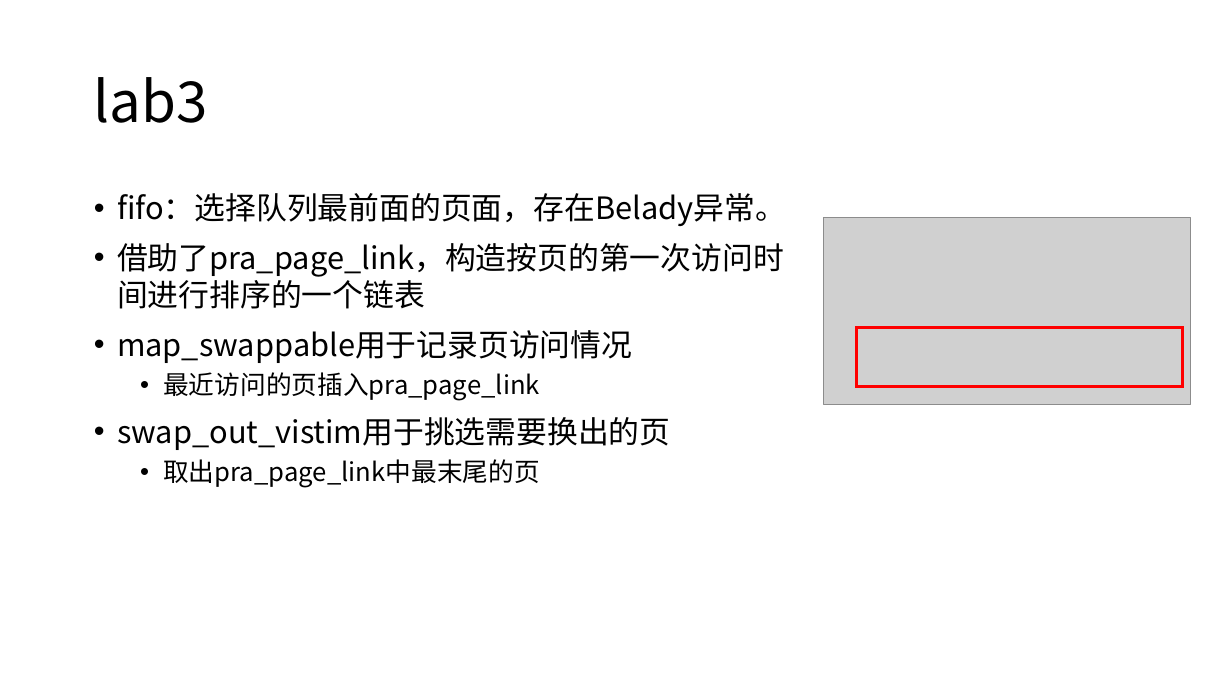
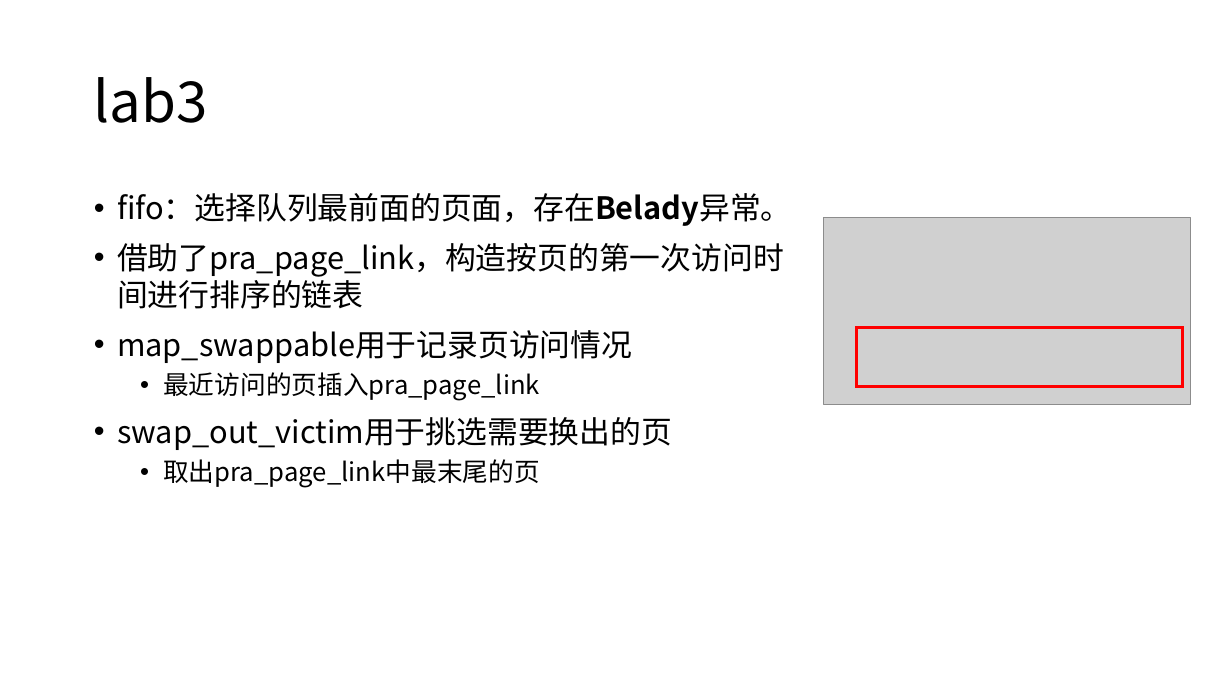
Before and after one commit to yuhao0102/aos_readlist, a slide deck: slide 12 of Project Proposal.pptx. Drawn at 1232x693 pixels with LibreOffice and Linux fonts; fonts in the diff are those of the drawing; grey boxes stand for pictures. Boxes give left, top, right and bottom in pixels: in the first picture for what was removed or moved away, otherwise in the second. Text is boxed around its words. In the diff, an @@ line names an element or a change of style, - is before the commit and + after.

```diff
--- a/Project Proposal.pptx
+++ b/Project Proposal.pptx
@@ text at (117, 193, 792, 226): bold on in "fifo：选择队列最前面的页面，存在Belady异常。" @@
@@ text at (117, 243, 784, 309): text changed @@
-• 借助了pra_page_link，构造按页的第一次访问时间进行排序的一个链表
+• 借助了pra_page_link，构造按页的第一次访问时间进行排序的链表
@@ text at (117, 417, 672, 450): text changed @@
-• swap_out_vistim用于挑选需要换出的页
+• swap_out_victim用于挑选需要换出的页
```
Also in this commit, not shown: 9 other slides changed, 1 slide added, 6 other files.
